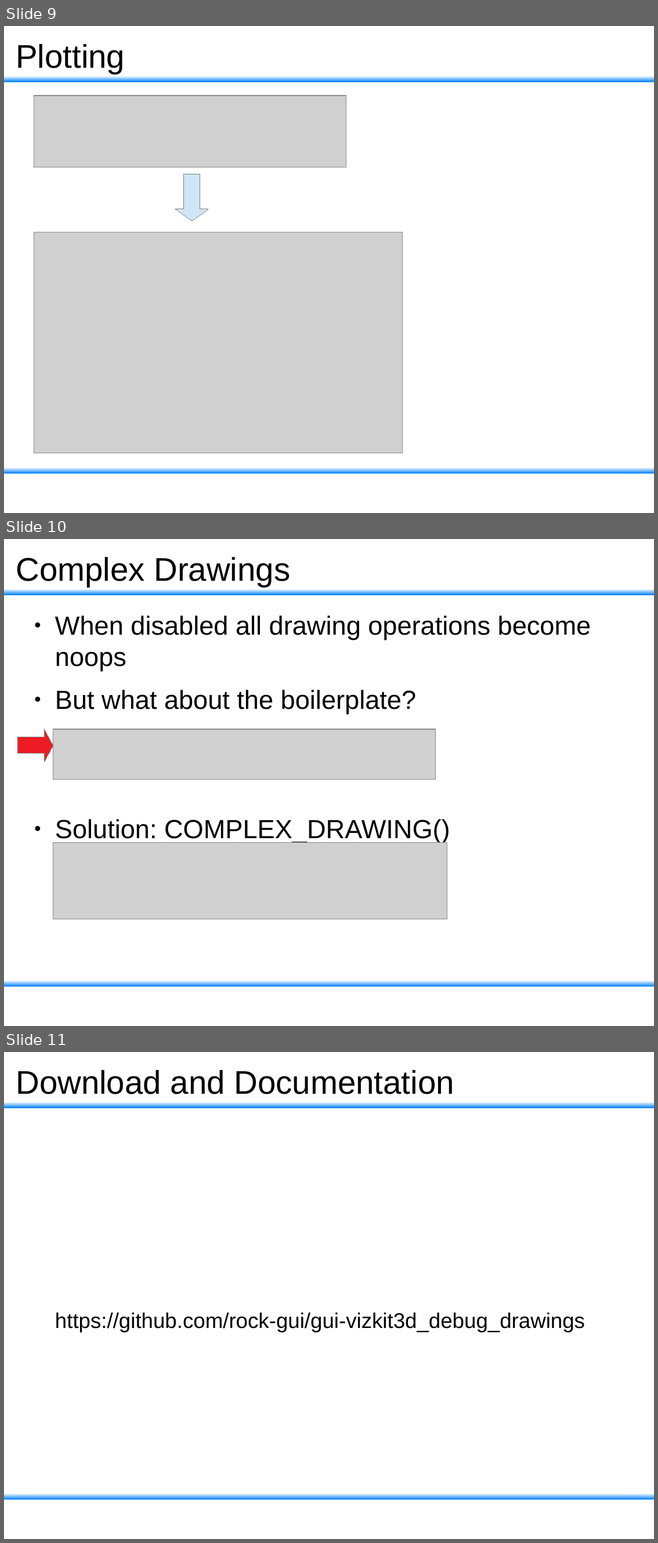
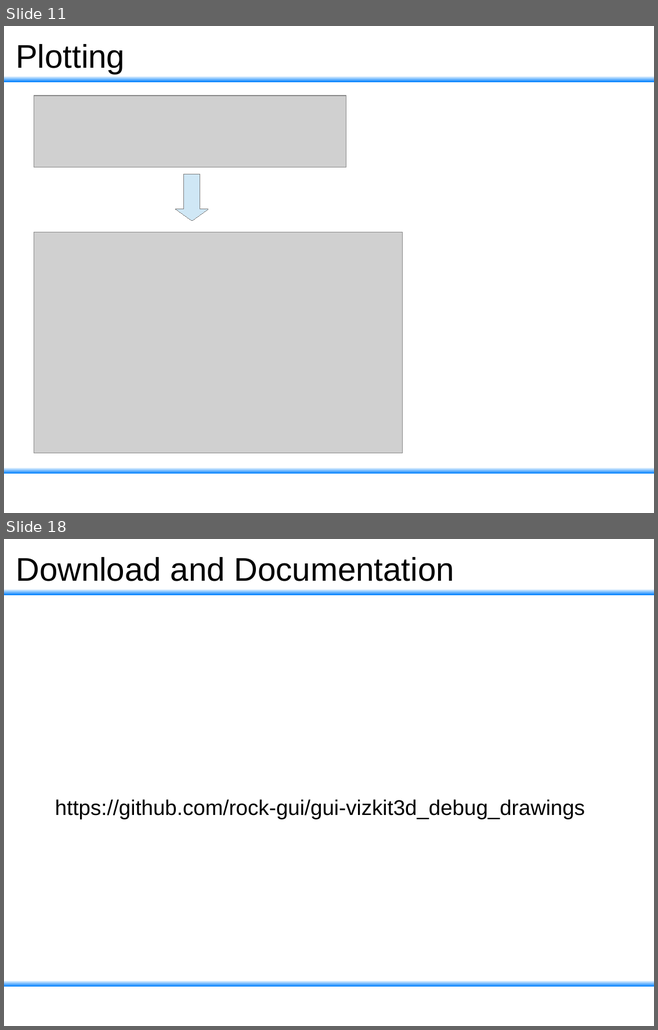
Before and after one commit to rock-gui/gui-vizkit3d_debug_drawings, a slide deck: doc/slides.odp. Shown one above the other, each under a label of ours: slides 9, 10 and 11 before the commit, slides 11 and 18 after it; the slides between them are not shown. The pictures are 658x1543 and 658x1030 pixels, drawn with LibreOffice and Linux fonts; fonts in the diff are those of the drawing; grey boxes stand for pictures; background and template pictures are left out. Boxes give left, top, right and bottom in pixels: in the first picture for what was removed or moved away, otherwise in the second. Text is boxed around its words. In the diff, an @@ line names an element or a change of style, - is before the commit and + after.

```diff
--- a/doc/slides.odp
+++ b/doc/slides.odp
@@ slide 10 removed at [4, 539, 654, 1026], background #FFFFFF; not listed: 2 template elements that a slide beside it also shows @@
@@ title removed at [16, 557, 290, 587] @@
-Complex Drawings
@@ text removed at [55, 616, 591, 843] @@
-● When disabled all drawing operations become noops
-● But what about the boilerplate?
-● Solution: COMPLEX_DRAWING()
@@ right arrow removed at [18, 729, 53, 762] @@
@@ picture removed at [53, 729, 436, 780] @@
@@ picture removed at [53, 843, 447, 920] @@
@@ what was slide 9 is now slide 11 @@
@@ what was slide 11 is now slide 18 @@
```
Also in this commit, not shown: 7 slides added.
